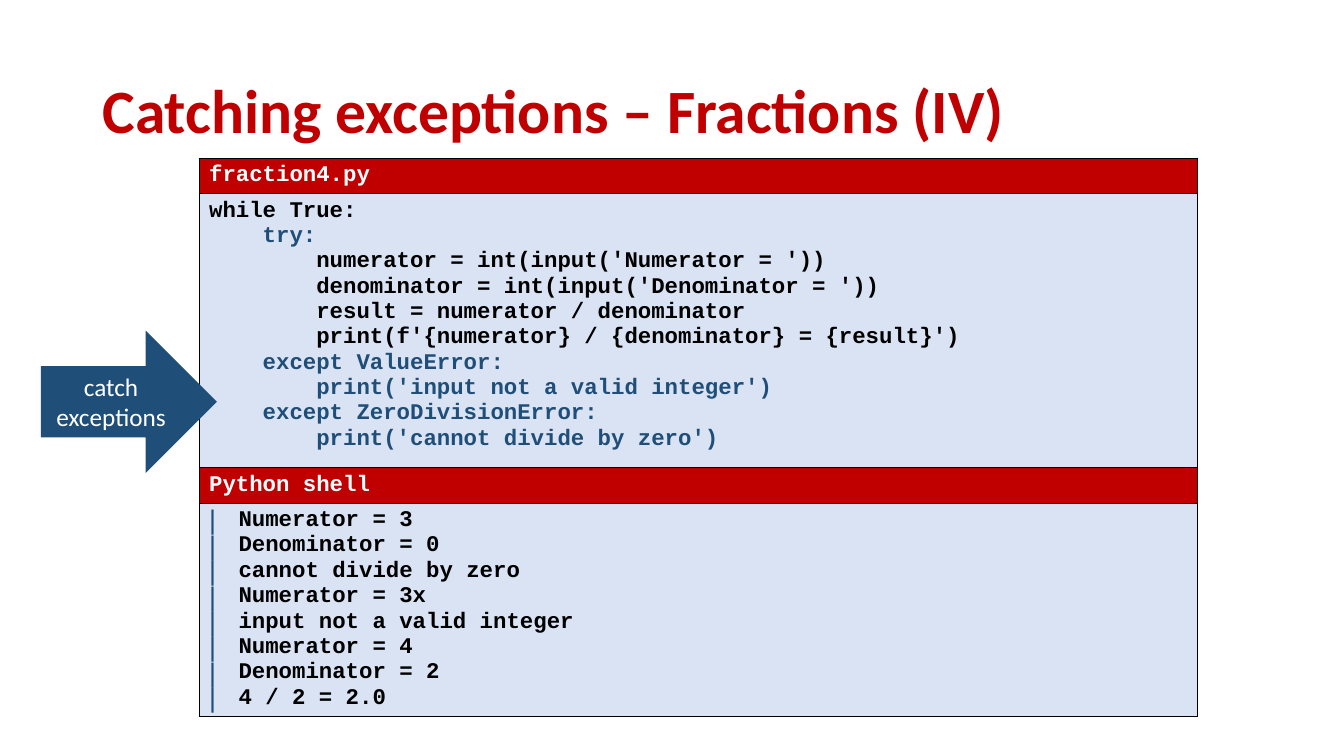
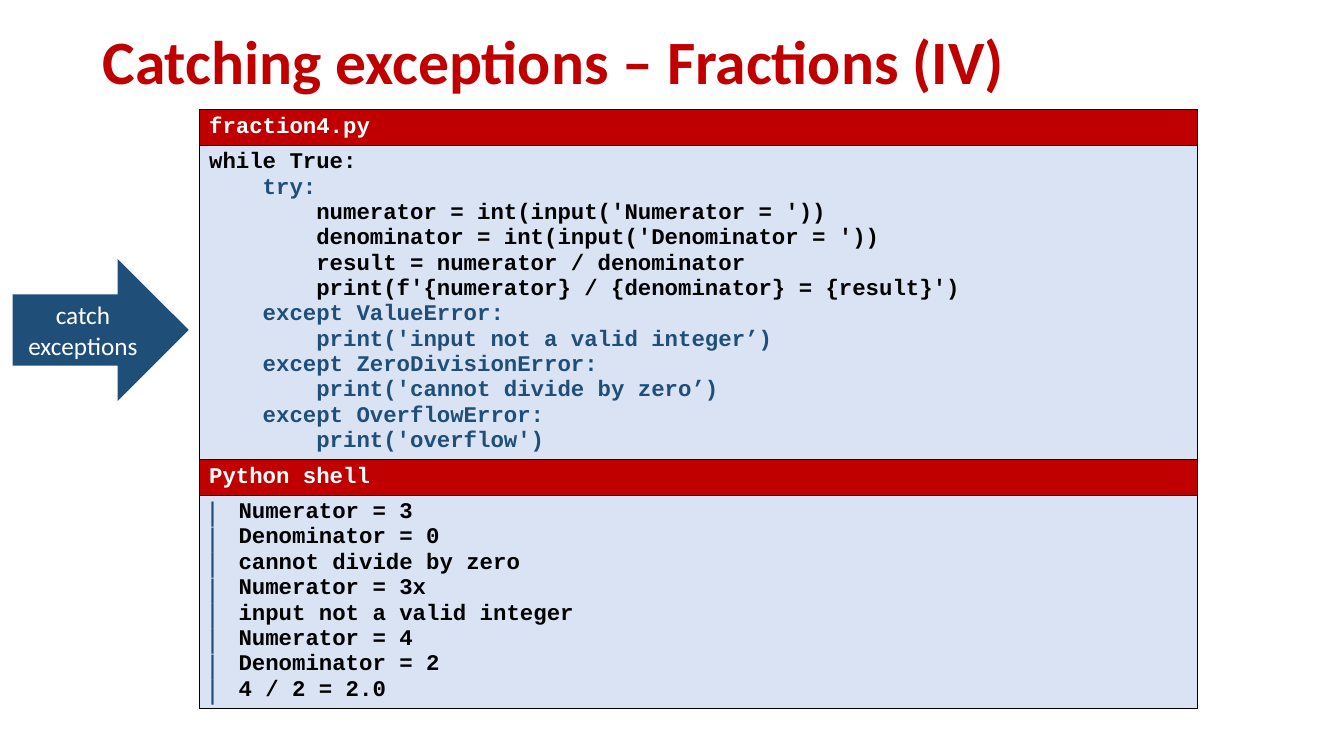
Before and after one commit to gsbrodal/gsbrodal.github.io, a slide deck: slide 9 of ipsa/slides/exceptions.pptx. Drawn at 1344x756 pixels with LibreOffice and Linux fonts; fonts in the diff are those of the drawing. Boxes give left, top, right and bottom in pixels: in the first picture for what was removed or moved away, otherwise in the second. Text is boxed around its words. In the diff, an @@ line names an element or a change of style, - is before the commit and + after.

Commit message:
exercises.html all-slides-with-answers.pdf all-slides.pdf code.zip exceptions.pdf exceptions.pptx

```diff
--- a/ipsa/slides/exceptions.pptx
+++ b/ipsa/slides/exceptions.pptx
@@ title "Catching exceptions – Fractions (IV)": place and size @@
-title "Catching exceptions – Fractions (IV)" at bbox=[102, 87, 1004, 144]
+title "Catching exceptions – Fractions (IV)" at bbox=[102, 38, 1004, 95]
@@ table at bbox=[199, 110, 1197, 742] @@
-row 2, column 1: while True: / try: / numerator = int(input('Numerator = ')) / denominator = int(input('Denominator = ')) / result = numerator / denominator / print(f'{numerator} / {denominator} = {result}') / except ValueError: / print('input not a valid integer') / except ZeroDivisionError: / print('cannot divide by zero')
+row 2, column 1: while True: / try: / numerator = int(input('Numerator = ')) / denominator = int(input('Denominator = ')) / result = numerator / denominator / print(f'{numerator} / {denominator} = {result}') / except ValueError: / print('input not a valid integer’) / except ZeroDivisionError: / print('cannot divide by zero’) / except OverflowError: / print('overflow')
@@ table: place and size @@
-table at bbox=[199, 158, 1197, 736]
+table at bbox=[199, 110, 1197, 742]
@@ right arrow "catch exceptions": place and size @@
-right arrow "catch exceptions" at bbox=[41, 331, 218, 473]
+right arrow "catch exceptions" at bbox=[13, 259, 190, 401]
```
Also in this commit, not shown: 5 other files.
